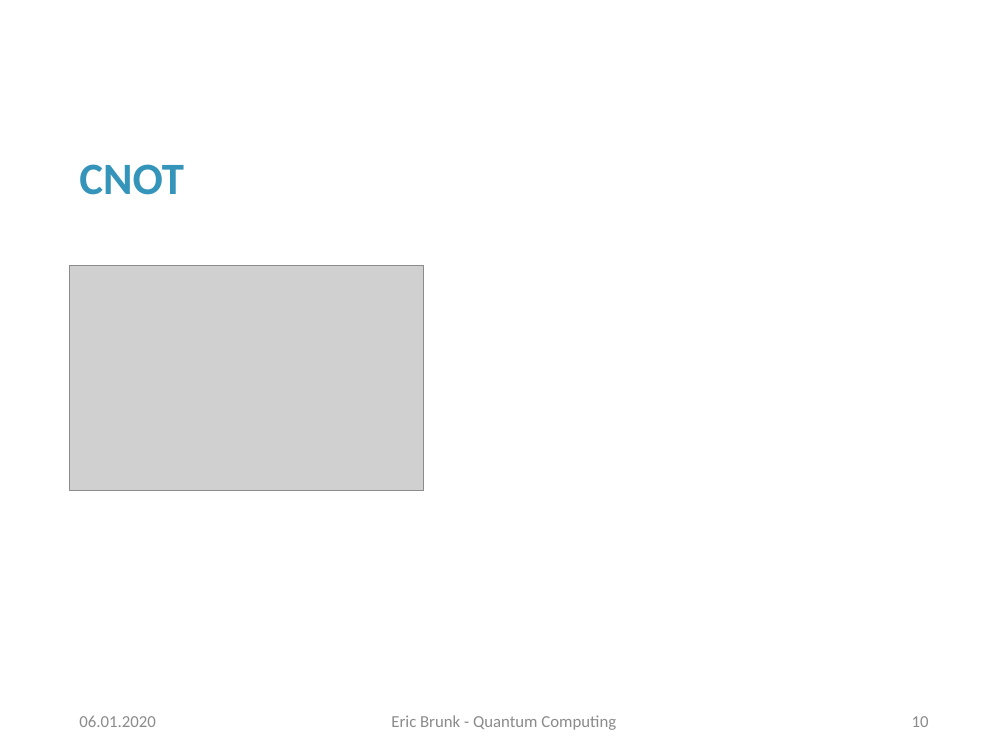
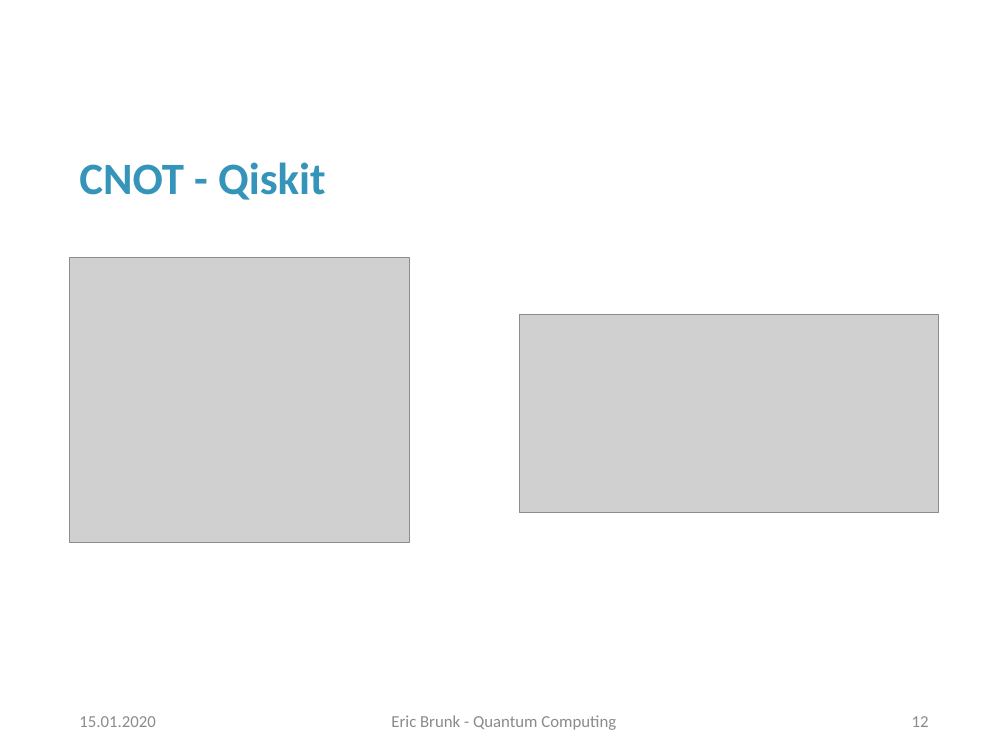
Before and after one commit to erxn91/quantum_computing, a slide deck: slide 12 of Präsentation.pptx (slide 10 before the commit). Drawn at 1008x756 pixels with LibreOffice and Linux fonts; fonts in the diff are those of the drawing; grey boxes stand for pictures; background and template pictures are left out. Boxes give left, top, right and bottom in pixels: in the first picture for what was removed or moved away, otherwise in the second. Text is boxed around its words. In the diff, an @@ line names an element or a change of style, - is before the commit and + after.

```diff
--- a/Präsentation.pptx
+++ b/Präsentation.pptx
@@ title at box(79, 162, 326, 200): text changed @@
-CNOT
+CNOT - Qiskit
@@ picture: place and size @@
-picture at box(70, 265, 424, 490)
+picture at box(70, 258, 409, 542)
@@ picture added at box(519, 314, 938, 512) @@
@@ text at box(79, 716, 155, 727): text changed @@
-06.01.2020
+15.01.2020
@@ page number at box(912, 716, 929, 727): text changed @@
-10
+12
```
Also in this commit, not shown: 25 other slides changed, 12 slides added, 9 other files.
